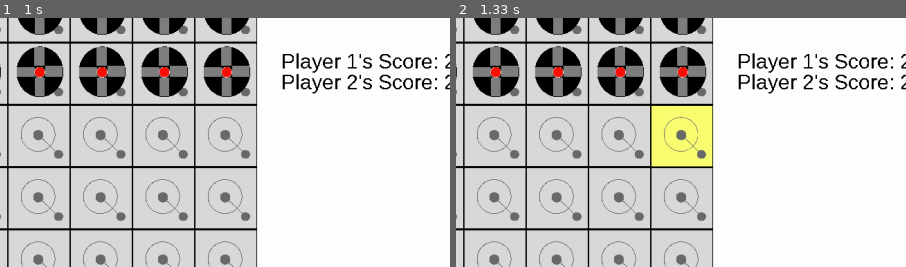
Above: before the commit, frames 1-2 (left to right).
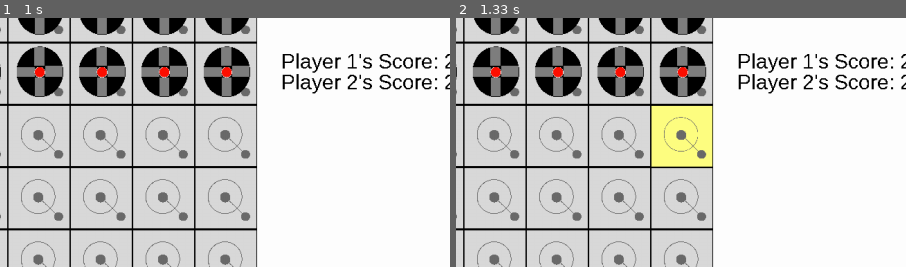
Above: after the commit, the same moments.

Repository: lazarchitect/Quadradius
Game: pygame game, started from main.py
Same seed, same stepped clock (60 frames per second), same inputs: the game is played once before the commit and once after it.
Inputs (mouse positions are % of the whole screen's width and height, from its top left):
- Up to frame 1 (1 s): click "Player 1, Your Turn" at 0.38 s
- Up to frame 2 (1.33 s): click (65, 15) at 1.22 s
The pictures show only the part of the screen within x 41-91%, y 8-58%; the shares and areas given below are measured in that part.

Frame 1 is identical in both runs. In frame 2, less than 0.1% of the frame differs, in the area x 43-58%, y 40-60%.

Commit message:
elevation visuals supported. torus x and y locations modular

Diff:
--- a/Tile.py
+++ b/Tile.py
@@ -10,7 +10,7 @@
 		self.hasTorus = False #gets modified when tori initialized or when a piece moves here (or relocate)
 		self.isHighlighted = False #This is true if the til is a valid move destination for the chosen torus, and false otherwise
 		self.hasOrb = False
-		self.elevation = 2
+		self.elevation = 3
 		self.destroyed = False
 		self.mods = {
 			"bankrupt":False,
--- a/functs.py
+++ b/functs.py
@@ -47,8 +47,11 @@
 
 #Given a tile's coordinates, makes it glow yellow
 def	highlight(b, screen, x, y):
-	#for the future: tiles have an elevation. Use that to determine which of 5 glowPNGs to use
-	img = pygame.image.load("Tile3Glow.png")
+
+	TIQ = b.grid[y][x] #tile in question
+	elev = TIQ.elevation
+
+	img = pygame.image.load("Tile"+str(elev)+"Glow.png")
 	img = pygame.transform.scale(img, (tileWidth, tileHeight))
 	screen.blit(img, (x*tileWidth, y*tileHeight))
 
@@ -63,7 +66,12 @@
 	for y in range(8):
 		for x in range(10):
 			if(b.grid[y][x].isHighlighted == True):
-				img = pygame.image.load("Tile3.png")
+
+				TIQ = b.grid[y][x] #tile in question
+				elev = TIQ.elevation
+
+				img = pygame.image.load("Tile"+str(elev)+".png")
+
 				img = pygame.transform.scale(img, (tileWidth, tileHeight))
 				screen.blit(img, (x*tileWidth, y*tileHeight))
 				thing = b.grid[y][x].item
@@ -94,6 +102,8 @@
 	global player1Score
 	global player2Score
 
+	toMove = choiceTile.item
+
 	#take new input. if THAT is on a highlighted tile, move the torus there, unhighlight all, return true. else, unhighlight all and return False
 	while 1:
 		for event in pygame.event.get():
@@ -111,9 +121,14 @@
 				destTile = b.grid[y][x]
 				if(destTile.isHighlighted == True):
 
-					if type(destTile.item).__name__ == "Torus":
+					if type(destTile.item).__name__ == "Torus": #If the detination contains a torus, (definitely an enemy)
 						if(destTile.item.team == 0): player1Score -= 1
 						else: player2Score -= 1
+
+					choiceTile.item.x = destTile.x ####ehhh???? The purpose of this is for easy access to row and col for abilities. ot sure if it works yet
+					choiceTile.item.y = destTile.y
+
+					#Also, not sure if changing Tile references here is good...
 
 					destTile.item = choiceTile.item
 					blitToScreen(b, screen, destTile.item, destTile.y, destTile.x) #WHY IS IT Y THEN X? THIS IS BANANAS
Binary file changed: Tile1.png
Binary file added: Tile1Glow.png
Binary file changed: Tile2.png
Binary file added: Tile2Glow.png
Binary file changed: Tile3Glow.png
Binary file changed: Tile4.png
Binary file added: Tile4Glow.png
Binary file changed: Tile5.png
Binary file added: Tile5Glow.png
